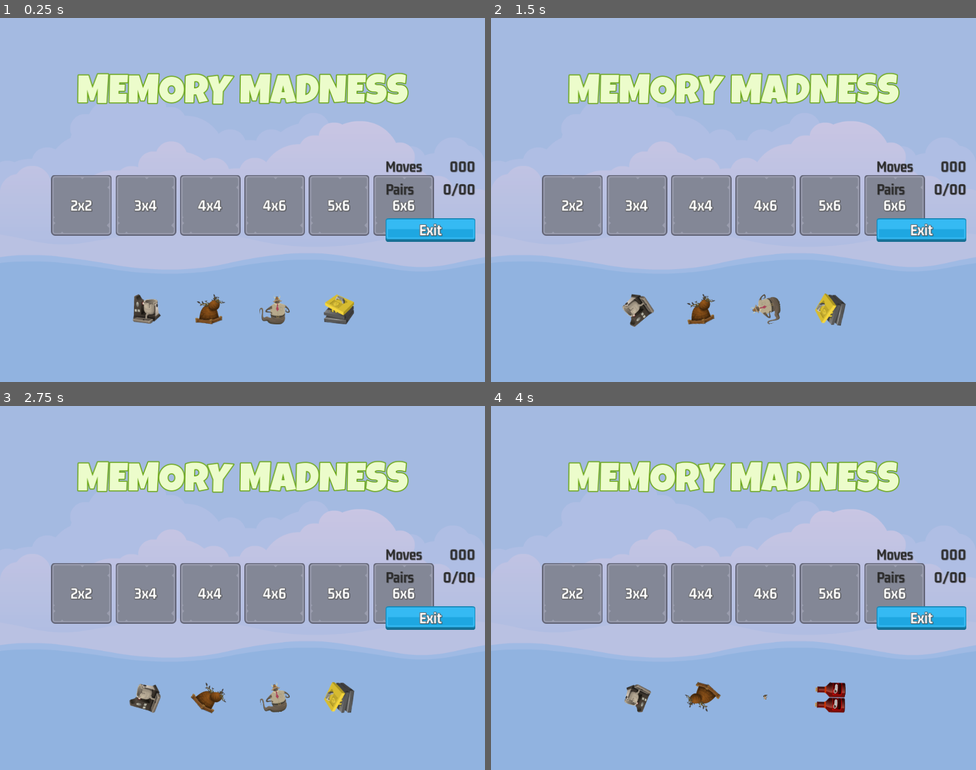
Above: before the commit, frames 1-4 (two rows, left to right).
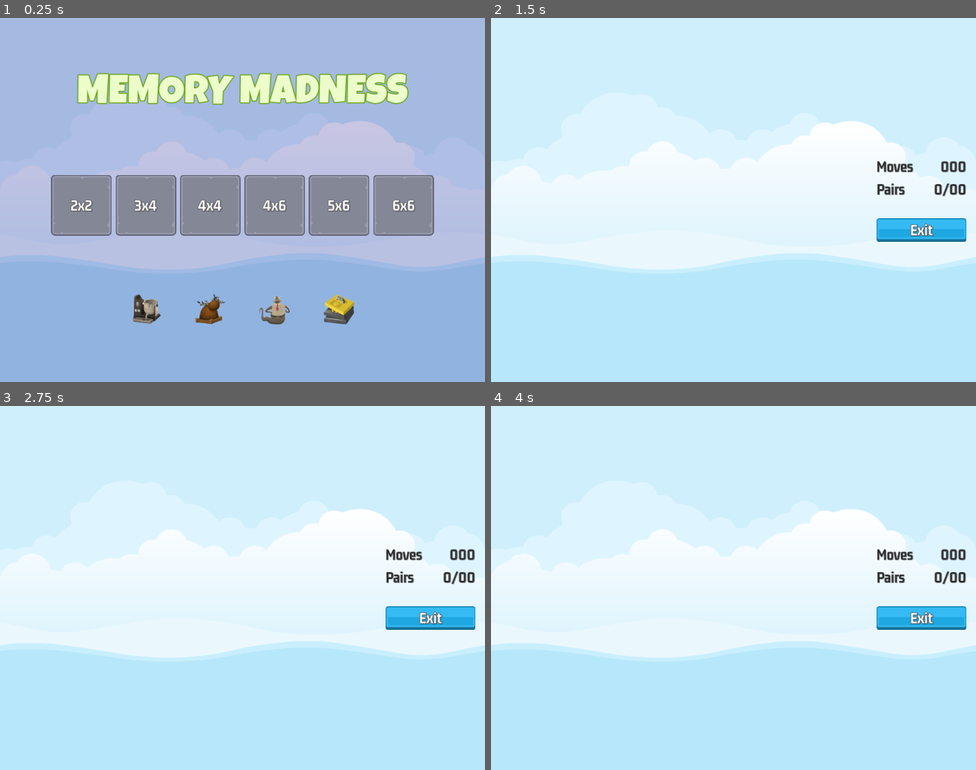
Above: after the commit, the same moments.

Repository: ArthurNvs/MemoryMadness
Game: Godot game, scene res://master_screen/master_screen.tscn
Two runs of this game, one before a commit and one after it. Both use one fixed random seed, a clock stepped at 60 frames per second and the inputs below. Before the commit the project starts from res://master_scene/master_scene.tscn.
Inputs (mouse positions are in pixels of both pictures, inside the frame that each line leads up to):
- Up to frame 1 (0.25 s): no input
- Up to frame 2 (1.5 s): click "2x2" at 0.5 s; click (636, 203) at 1.25 s, where only the run before the commit has a clickable "3x4"
- Up to frame 3 (2.75 s): click (208, 591) at 2 s, where only the run before the commit has a clickable "4x4"
- Up to frame 4 (4 s): click (767, 591) at 2.75 s, where only the run before the commit has a clickable "4x6"; click (830, 591) at 3.5 s, where only the run before the commit has a clickable "5x6"

The runs differ from the first frame. In frame 1, 1.7% of the frame differs, in the area x 79-98%, y 39-62%; in frame 2, 98%, in the area x 0-100%, y 0-100%; in frame 3, 98%; in frame 4, 98%.

Commit message:
finishes game screen UI

Diff:
--- /dev/null
+++ b/game_screen/game_screen.gd
@@ -0,0 +1,18 @@
+extends Control
+
+
+@onready var sound = $Sound
+
+
+func _ready():
+	pass # Replace with function body.
+
+
+# Called every frame. 'delta' is the elapsed time since the previous frame.
+func _process(delta):
+	pass
+
+
+func _on_exit_button_pressed():
+	SoundManager.play_button_click(sound)
+	SignalManager.on_game_exit_pressed.emit()
--- a/game_screen/game_screen.tscn
+++ b/game_screen/game_screen.tscn
@@ -1,10 +1,32 @@
-[gd_scene load_steps=6 format=3 uid="uid://ct4sseqxupxux"]
+[gd_scene load_steps=8 format=3 uid="uid://ct4sseqxupxux"]
 
+[ext_resource type="Script" path="res://game_screen/game_screen.gd" id="1_bwcw3"]
 [ext_resource type="LabelSettings" uid="uid://dome2gjk366q4" path="res://assets/gm_32_dark_dark.tres" id="1_llerc"]
 [ext_resource type="Texture2D" uid="uid://3m8udkri7ess" path="res://assets/ui/blue_button00.png" id="2_ia1ci"]
 [ext_resource type="Texture2D" uid="uid://dqi6emld8tkej" path="res://assets/ui/yellow_button00.png" id="3_cp145"]
 [ext_resource type="Texture2D" uid="uid://cyc1megjr4tl0" path="res://assets/ui/green_button00.png" id="4_uovj2"]
 [ext_resource type="LabelSettings" uid="uid://v3cjgtoq45xo" path="res://assets/gm_32_white.tres" id="5_paldy"]
+
+[sub_resource type="GDScript" id="GDScript_xxiss"]
+script/source = "extends MarginContainer
+
+
+@onready var sound = $\"../../Sound\"
+
+
+func _ready():
+	pass # Replace with function body.
+
+
+# Called every frame. 'delta' is the elapsed time since the previous frame.
+func _process(delta):
+	pass
+
+
+func _on_exit_button_pressed():
+	SoundManager.play_button_click(sound)
+	SignalManager.on_game_exit_pressed.emit()
+"
 
 [node name="GameScreen" type="Control"]
 layout_mode = 3
@@ -13,6 +35,7 @@
 anchor_bottom = 1.0
 grow_horizontal = 2
 grow_vertical = 2
+script = ExtResource("1_bwcw3")
 
 [node name="HBoxContainer" type="HBoxContainer" parent="."]
 layout_mode = 1
@@ -25,6 +48,7 @@
 [node name="MarginContainer" type="MarginContainer" parent="HBoxContainer"]
 layout_mode = 2
 size_flags_horizontal = 3
+script = SubResource("GDScript_xxiss")
 
 [node name="GridContainer" type="GridContainer" parent="HBoxContainer/MarginContainer"]
 layout_mode = 2
@@ -101,3 +125,7 @@
 label_settings = ExtResource("5_paldy")
 horizontal_alignment = 1
 vertical_alignment = 1
+
+[node name="Sound" type="AudioStreamPlayer" parent="."]
+
+[connection signal="pressed" from="HBoxContainer/MarginContainer2/VBoxContainer/ExitButton" to="HBoxContainer/MarginContainer" method="_on_exit_button_pressed"]
--- a/level_button/level_button.gd
+++ b/level_button/level_button.gd
@@ -21,3 +21,4 @@
 
 func _on_pressed():
 	SoundManager.play_button_click(sound)
+	SignalManager.on_level_selected.emit(_level_number)
--- a/master_scene/master_scene.tscn
+++ /dev/null
@@ -1,21 +0,0 @@
-[gd_scene load_steps=4 format=3 uid="uid://c8yf1sfycdcfn"]
-
-[ext_resource type="Texture2D" uid="uid://bl8u1m0t61n2d" path="res://assets/images/backgroundEmpty.png" id="1_r5snt"]
-[ext_resource type="PackedScene" uid="uid://dfn5hultyo78x" path="res://main_screen/main_screen.tscn" id="2_giry3"]
-[ext_resource type="PackedScene" uid="uid://ct4sseqxupxux" path="res://game_screen/game_screen.tscn" id="3_hbemc"]
-
-[node name="MasterScene" type="CanvasLayer"]
-
-[node name="TextureRect" type="TextureRect" parent="."]
-anchors_preset = 15
-anchor_right = 1.0
-anchor_bottom = 1.0
-grow_horizontal = 2
-grow_vertical = 2
-texture = ExtResource("1_r5snt")
-
-[node name="MainScreen" parent="." instance=ExtResource("2_giry3")]
-
-[node name="GameScreen" parent="." instance=ExtResource("3_hbemc")]
-
-[node name="Sound" type="AudioStreamPlayer" parent="."]
--- /dev/null
+++ b/master_screen/master_screen.gd
@@ -0,0 +1,25 @@
+extends CanvasLayer
+
+
+@onready var main_screen = $MainScreen
+@onready var game_screen = $GameScreen
+@onready var sound = $Sound
+
+
+func _ready():
+	on_game_exit_pressed()
+	SignalManager.on_game_exit_pressed.connect(on_game_exit_pressed)
+	SignalManager.on_level_selected.connect(on_level_selected)
+
+
+func show_game(show: bool) -> void:
+	game_screen.visible = show
+	main_screen.visible = !show
+
+func on_game_exit_pressed() -> void:
+	show_game(false)
+	SoundManager.play_sound(sound, SoundManager.SOUND_MAIN_MENU)
+
+func on_level_selected(level_num: int) -> void:
+	show_game(true)
+	SoundManager.play_sound(sound, SoundManager.SOUND_IN_GAME)
--- /dev/null
+++ b/master_screen/master_screen.tscn
@@ -0,0 +1,23 @@
+[gd_scene load_steps=5 format=3 uid="uid://c8yf1sfycdcfn"]
+
+[ext_resource type="Script" path="res://master_screen/master_screen.gd" id="1_08nwr"]
+[ext_resource type="Texture2D" uid="uid://bl8u1m0t61n2d" path="res://assets/images/backgroundEmpty.png" id="2_uimol"]
+[ext_resource type="PackedScene" uid="uid://dfn5hultyo78x" path="res://main_screen/main_screen.tscn" id="3_wunur"]
+[ext_resource type="PackedScene" uid="uid://ct4sseqxupxux" path="res://game_screen/game_screen.tscn" id="4_m1jb1"]
+
+[node name="MasterScreen" type="CanvasLayer"]
+script = ExtResource("1_08nwr")
+
+[node name="TextureRect" type="TextureRect" parent="."]
+anchors_preset = 15
+anchor_right = 1.0
+anchor_bottom = 1.0
+grow_horizontal = 2
+grow_vertical = 2
+texture = ExtResource("2_uimol")
+
+[node name="MainScreen" parent="." instance=ExtResource("3_wunur")]
+
+[node name="GameScreen" parent="." instance=ExtResource("4_m1jb1")]
+
+[node name="Sound" type="AudioStreamPlayer" parent="."]
--- a/project.godot
+++ b/project.godot
@@ -11,7 +11,7 @@
 [application]
 
 config/name="MemoryMadness"
-run/main_scene="res://master_scene/master_scene.tscn"
+run/main_scene="res://master_screen/master_screen.tscn"
 config/features=PackedStringArray("4.2", "Mobile")
 config/icon="res://icon.png"
 
@@ -20,6 +20,7 @@
 ImageManager="*res://singletons/image_manager.gd"
 SoundManager="*res://singletons/sound_manager.gd"
 GameManager="*res://singletons/game_manager.gd"
+SignalManager="*res://singletons/signal_manager.gd"
 
 [display]
 
--- /dev/null
+++ b/singletons/signal_manager.gd
@@ -0,0 +1,4 @@
+extends Node
+
+signal on_level_selected(level_num: int)
+signal on_game_exit_pressed
